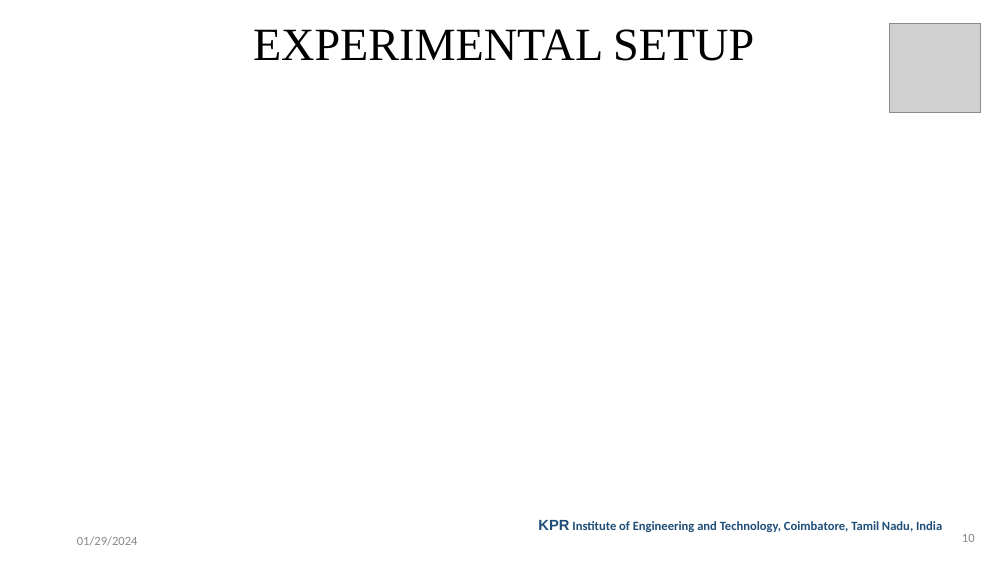
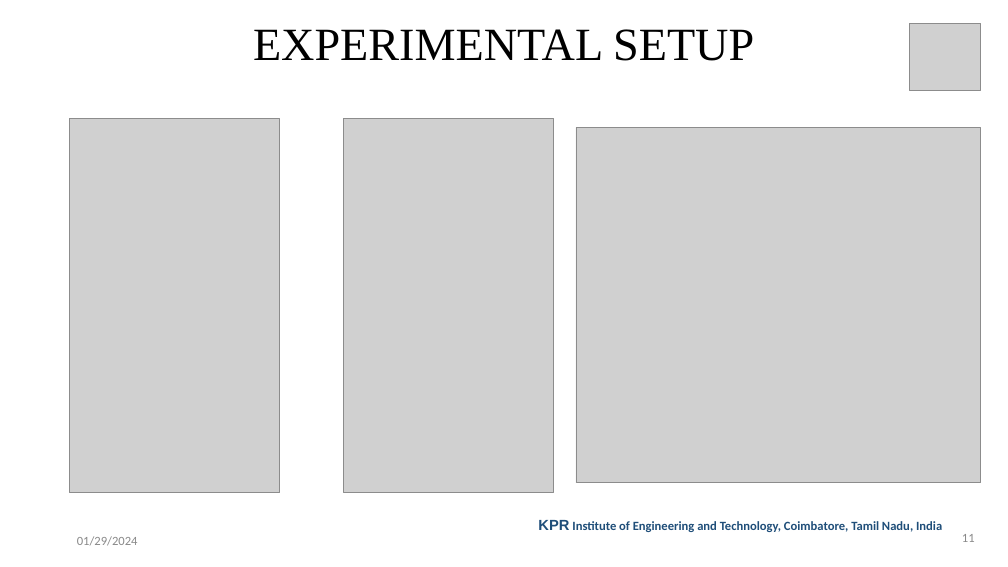
Before and after one commit to ARAVIND1702/ALAS_PPT, a slide deck: slide 11 of First Review-PPT_Template.pptx (slide 10 before the commit). Drawn at 1008x567 pixels with LibreOffice and Linux fonts; fonts in the diff are those of the drawing; grey boxes stand for pictures; background and template pictures are left out. Boxes give left, top, right and bottom in pixels: in the first picture for what was removed or moved away, otherwise in the second. Text is boxed around its words. In the diff, an @@ line names an element or a change of style, - is before the commit and + after.

```diff
--- a/First Review-PPT_Template.pptx
+++ b/First Review-PPT_Template.pptx
@@ picture: place and size @@
-picture at (890, 23, 982, 112)
+picture at (910, 23, 982, 91)
@@ picture added at (70, 119, 280, 493) @@
@@ picture added at (343, 118, 554, 492) @@
@@ picture added at (576, 128, 982, 483) @@
@@ page number at (962, 534, 975, 542): text changed @@
-10
+11
```
Also in this commit, not shown: 12 other slides changed, 1 slide added.
